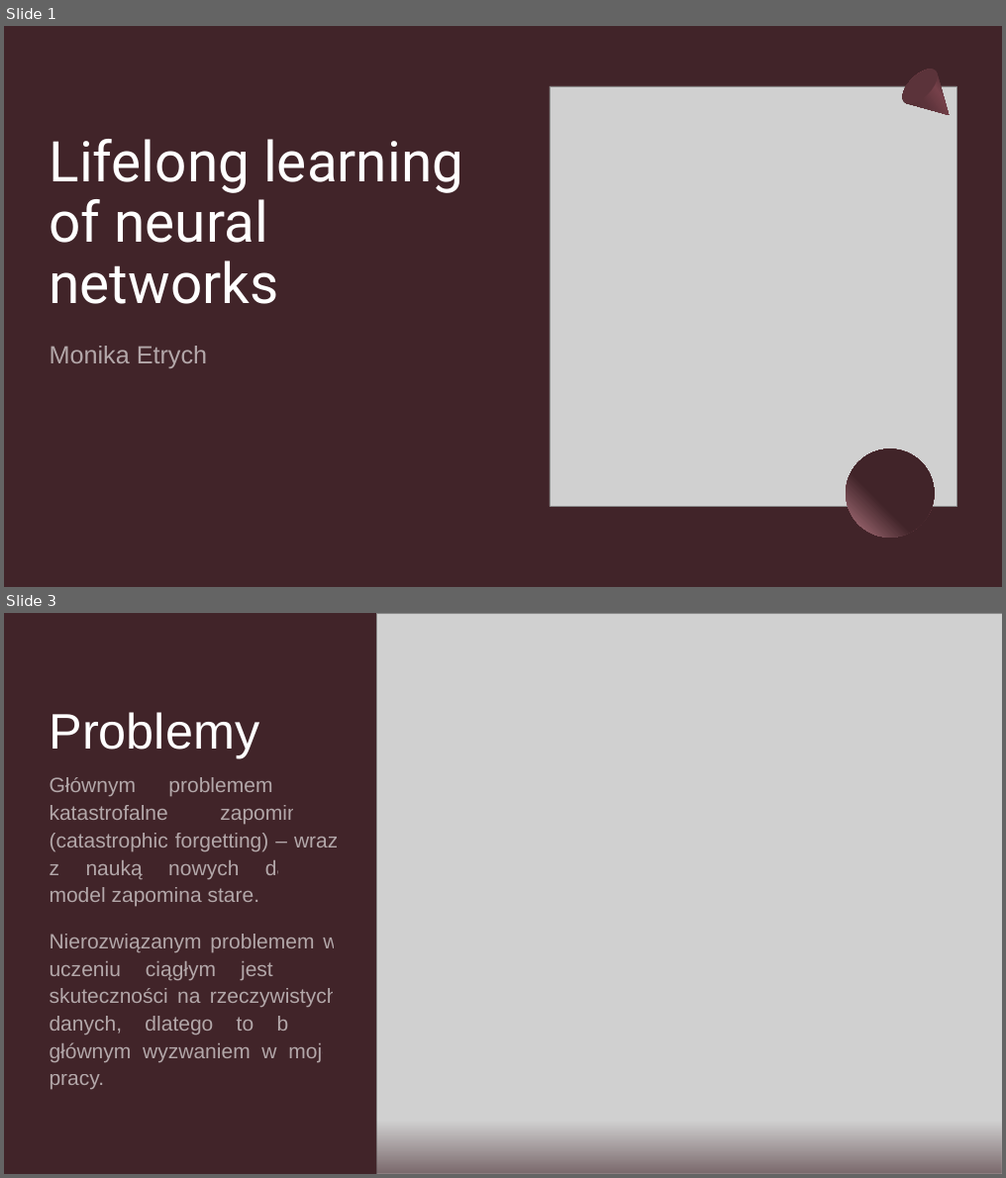
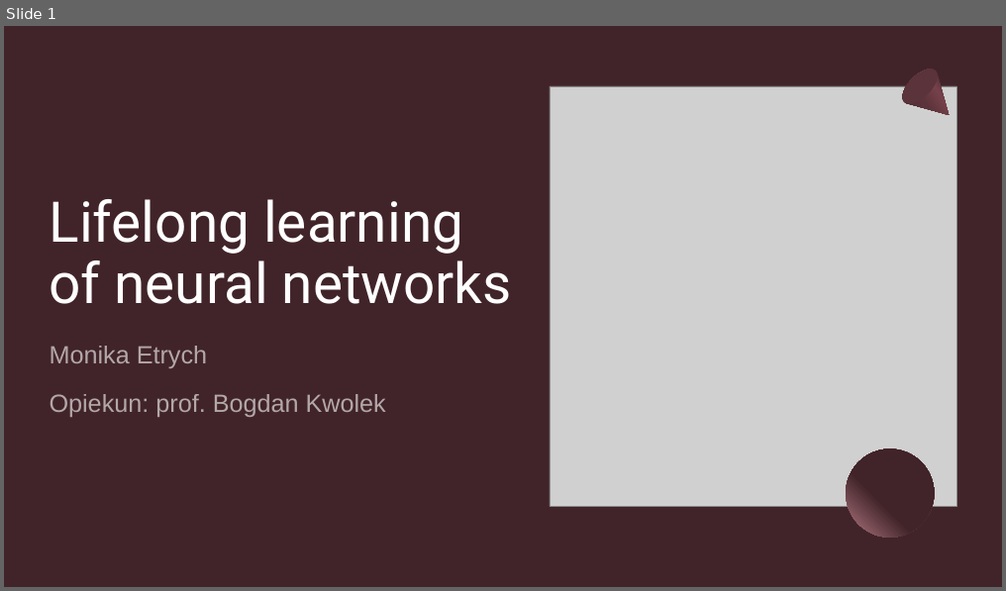
Before and after one commit to Mon4/lifelong-learning, a slide deck: pracownia/Etrych.pptx. Shown one above the other, each under a label of ours: slides 1 and 3 before the commit, slide 1 after it; the slides between them are not shown. The pictures are 1006x1178 and 1006x591 pixels, drawn with LibreOffice and Linux fonts; fonts in the diff are those of the drawing; grey boxes stand for pictures. Boxes give left, top, right and bottom in pixels: in the first picture for what was removed or moved away, otherwise in the second. Text is boxed around its words. In the diff, an @@ line names an element or a change of style, - is before the commit and + after.

```diff
--- a/pracownia/Etrych.pptx
+++ b/pracownia/Etrych.pptx
@@ slide 3 removed at (x1=4, y1=613, x2=1002, y2=1174), background #412429 @@
@@ rectangle removed at (x1=4, y1=613, x2=1002, y2=1174) @@
@@ picture removed at (x1=377, y1=613, x2=1002, y2=1174) @@
@@ title removed at (x1=50, y1=712, x2=260, y2=758) @@
-Problemy
@@ text removed at (x1=50, y1=777, x2=339, y2=1090) @@
-Głównym problemem jest katastrofalne zapominanie (catastrophic forgetting) – wraz z nauką nowych danych, model zapomina stare.
-Nierozwiązanym problemem w uczeniu ciągłym jest brak skuteczności na rzeczywistych danych, dlatego to będzie głównym wyzwaniem w mojej pracy.
@@ rectangle removed at (x1=377, y1=1085, x2=1002, y2=1174) @@
@@ slide 1 changed as well @@
@@ title "Lifelong learning of neural networks" rewrapped from (x1=50, y1=139, x2=463, y2=304) to (x1=50, y1=199, x2=512, y2=304) @@
@@ subtitle at (x1=50, y1=394, x2=386, y2=417): paragraph added @@
+Opiekun: prof. Bogdan Kwolek
```
Also in this commit, not shown: 3 other slides changed, 8 slides added, 4 other slides removed, 3 other files.
